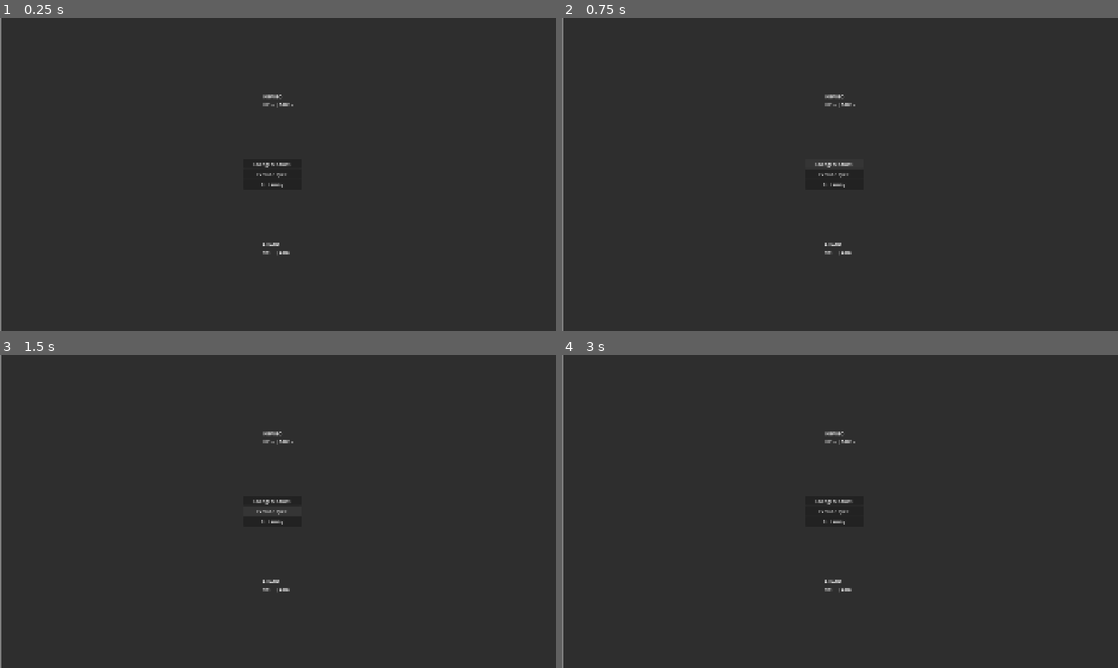
Above: before the commit, frames 1-4 (two rows, left to right).
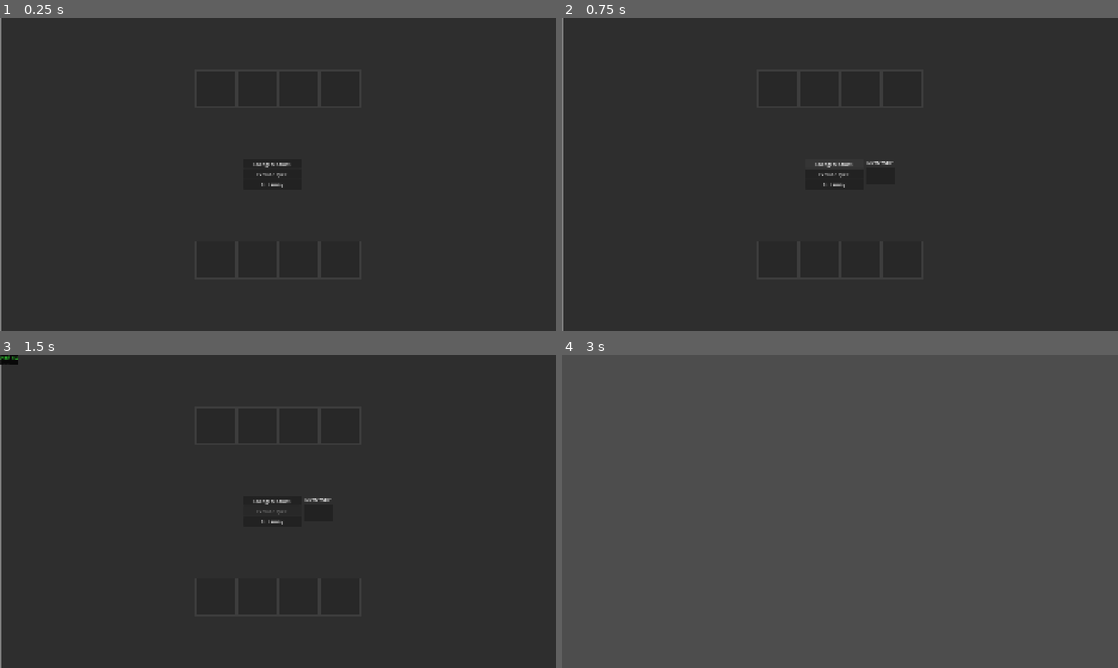
Above: after the commit, the same moments.

Repository: GYU-GAZE/NULL-NETWORK
Game: Godot game, scene res://apps/combat/app_combat.tscn
Two runs of this game, one before a commit and one after it. Both use one fixed random seed, a clock stepped at 60 frames per second and the inputs below. This scene is started directly instead of the project's main scene. The engine's default icon, where the game draws it, is replaced by a stand-in: a white triangle on a blue panel in a dark square.
Inputs (mouse positions are in pixels of both pictures, inside the frame that each line leads up to):
- Up to frame 1 (0.25 s): no input
- Up to frame 2 (0.75 s): click "Change Modules" at 0.5 s
- Up to frame 3 (1.5 s): click "Execute Cycle" at 1.25 s
- Up to frame 4 (3 s): click "Run Away" at 2 s; click (562, 364) at 2.77 s

The runs differ from the first frame. In frame 1, 0.2% of the frame differs, in the area x 47-53%, y 24-76%; in frame 2, 0.2%; in frame 3, 0.3%; in frame 4, 100%, in the area x 0-100%, y 0-100%.
Error before the commit: Parse Error: Cannot infer the type of "is_player" variable because the value doesn't have a set type. (res://apps/combat/combat_manager.gd:42)
Error after the commit: Invalid access to property or key 'modules' on a base object of type 'Nil'. (res://apps/combat/app_combat.gd:217)

Commit message:
tchau versao legado de combate

Diff:
--- a/apps/combat/combat_manager.gd
+++ b/apps/combat/combat_manager.gd
@@ -20,12 +20,8 @@
 	if encounter == null:
 		return
 
-	if encounter.uses_slot_layout():
-		_load_team_from_slots(encounter.ally_slots, ally_team, true)
-		_load_team_from_slots(encounter.enemy_slots, enemy_team, false)
-	else:
-		_load_team_from_legacy_array(encounter.allies, ally_team, true)
-		_load_team_from_legacy_array(encounter.enemies, enemy_team, false)
+	_load_team_from_slots(encounter.ally_slots, ally_team, true)
+	_load_team_from_slots(encounter.enemy_slots, enemy_team, false)
 
 	stats_updated.emit()
 	_build_timeline()
@@ -39,18 +35,9 @@
 			continue
 
 		var index = clamp(slot_data.slot_index, 0, 3)
-		var is_player := is_ally and index == 0
+		var is_player: bool = is_ally and index == 0
 
 		target_team[index] = _create_combatant_dict(slot_data.character, is_ally, is_player)
-
-
-func _load_team_from_legacy_array(source_array: Array[CharacterLoadout], target_team: Array, is_ally: bool) -> void:
-	for i in range(min(4, source_array.size())):
-		if source_array[i] == null:
-			continue
-
-		var is_player := is_ally and i == 0
-		target_team[i] = _create_combatant_dict(source_array[i], is_ally, is_player)
 
 func _create_combatant_dict(data: CharacterLoadout, is_ally: bool, is_player: bool = false) -> Dictionary:
 	return {
--- a/data/templates/combat_encounter.gd
+++ b/data/templates/combat_encounter.gd
@@ -7,11 +7,3 @@
 @export_category("Slot Layout")
 @export var ally_slots: Array[CombatSlotData] = []
 @export var enemy_slots: Array[CombatSlotData] = []
-
-@export_category("Legacy Compatibility")
-@export var allies: Array[CharacterLoadout] = []
-@export var enemies: Array[CharacterLoadout] = []
-
-
-func uses_slot_layout() -> bool:
-	return not ally_slots.is_empty() or not enemy_slots.is_empty()
